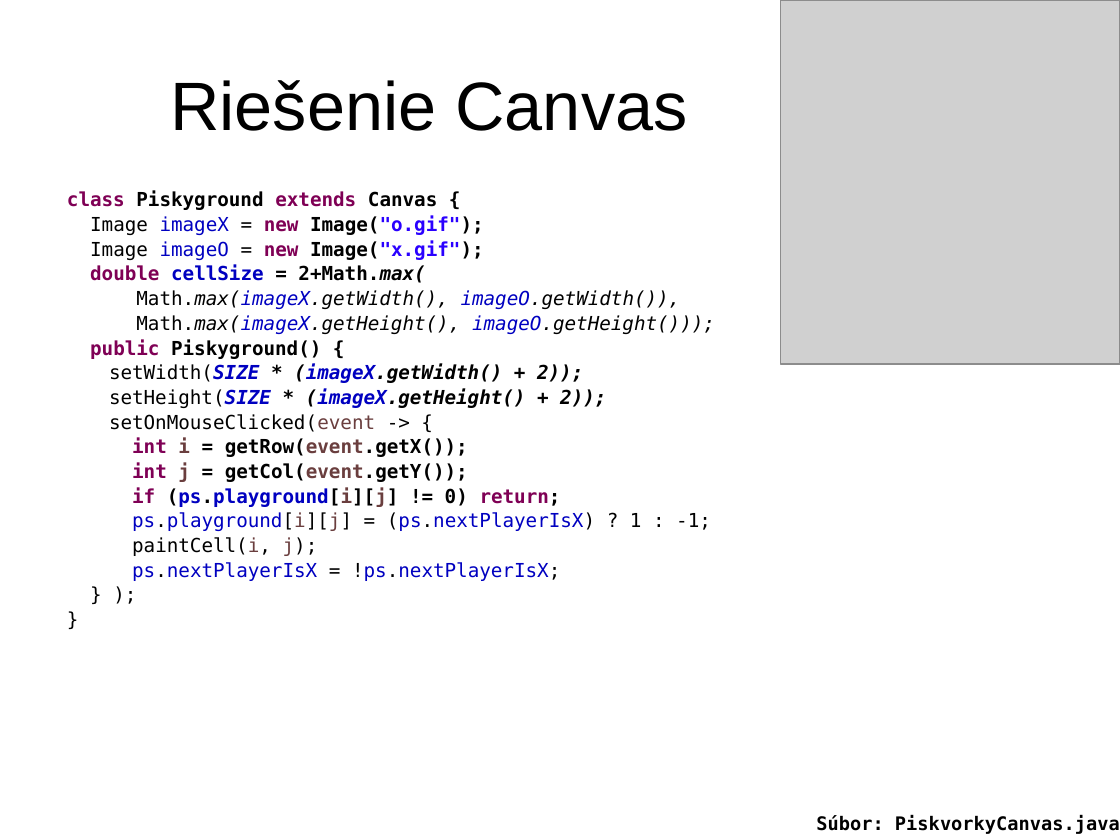
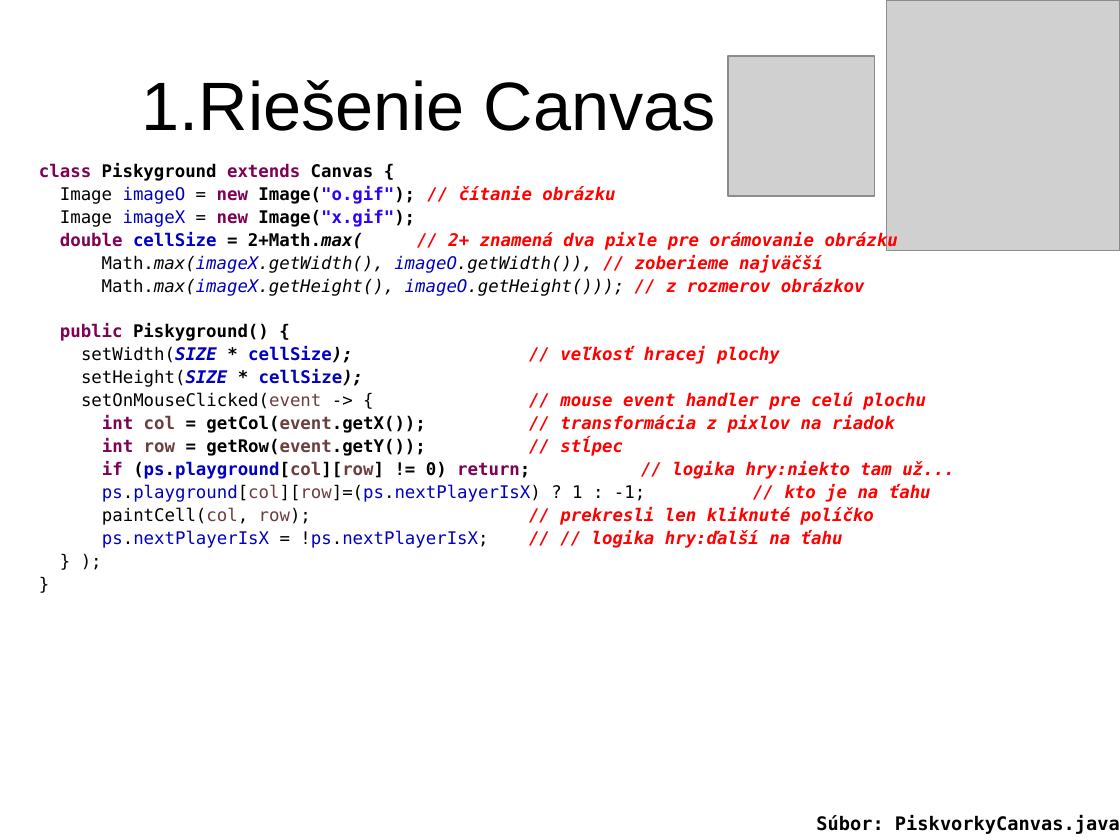
Before and after one commit to Programovanie4/Prednasky, a slide deck: slide 30 of 10/10_java.ppt (slide 27 before the commit). Drawn at 1120x840 pixels with LibreOffice and Linux fonts; fonts in the diff are those of the drawing; grey boxes stand for pictures. Boxes give left, top, right and bottom in pixels: in the first picture for what was removed or moved away, otherwise in the second. Text is boxed around its words. In the diff, an @@ line names an element or a change of style, - is before the commit and + after.

```diff
--- a/10/10_java.ppt
+++ b/10/10_java.ppt
@@ picture: place and size @@
-picture at bbox=[781, 0, 1120, 364]
+picture at bbox=[887, 0, 1120, 250]
@@ picture added at bbox=[728, 56, 875, 196] @@
@@ title at bbox=[142, 80, 716, 131]: text changed @@
-Riešenie Canvas
+1.Riešenie Canvas
@@ text "class Piskyground extends Canvas {": place and size @@
-text "class Piskyground extends Canvas {" at bbox=[67, 191, 715, 581]
+text "class Piskyground extends Canvas {" at bbox=[39, 163, 954, 548]
@@ text at bbox=[39, 163, 374, 341]: size 12.4 to 11.2 pt in "class Piskyground extends Canvas {", "public Piskyground() {", "} );", "}" @@
@@ text at bbox=[60, 186, 898, 296]: text changed; size 12.4 to 11.2 pt; bold on; italic on @@
-Image imageX = new Image("o.gif");
-Image imageO = new Image("x.gif");
-double cellSize = 2+Math.max(
-Math.max(imageX.getWidth(), imageO.getWidth()),
-Math.max(imageX.getHeight(), imageO.getHeight()));
+Image imageO = new Image("o.gif"); // čítanie obrázku
+Image imageX = new Image("x.gif");
+double cellSize = 2+Math.max( // 2+ znamená dva pixle pre orámovanie obrázku
+Math.max(imageX.getWidth(), imageO.getWidth()), // zoberieme najväčší
+Math.max(imageX.getHeight(), imageO.getHeight())); // z rozmerov obrázkov
@@ text at bbox=[81, 347, 954, 548]: text changed; size 12.4 to 11.2 pt; text colour #000000 to #FF0000 @@
-setWidth(SIZE * (imageX.getWidth() + 2));
-setHeight(SIZE * (imageX.getHeight() + 2));
-setOnMouseClicked(event -> {
-int i = getRow(event.getX());
-int j = getCol(event.getY());
-if (ps.playground[i][j] != 0) return;
-ps.playground[i][j] = (ps.nextPlayerIsX) ? 1 : -1;
-paintCell(i, j);
-ps.nextPlayerIsX = !ps.nextPlayerIsX;
+setWidth(SIZE * cellSize); // veľkosť hracej plochy
+setHeight(SIZE * cellSize);
+setOnMouseClicked(event -> { // mouse event handler pre celú plochu
+int col = getCol(event.getX()); // transformácia z pixlov na riadok
+int row = getRow(event.getY()); // stĺpec
+if (ps.playground[col][row] != 0) return; // logika hry:niekto tam už...
+ps.playground[col][row]=(ps.nextPlayerIsX) ? 1 : -1; // kto je na ťahu
+paintCell(col, row); // prekresli len kliknuté políčko
+ps.nextPlayerIsX = !ps.nextPlayerIsX; // // logika hry:ďalší na ťahu
```
Also in this commit, not shown: 11 other slides changed, 10 slides added, 2 slides removed, 1 other file.
